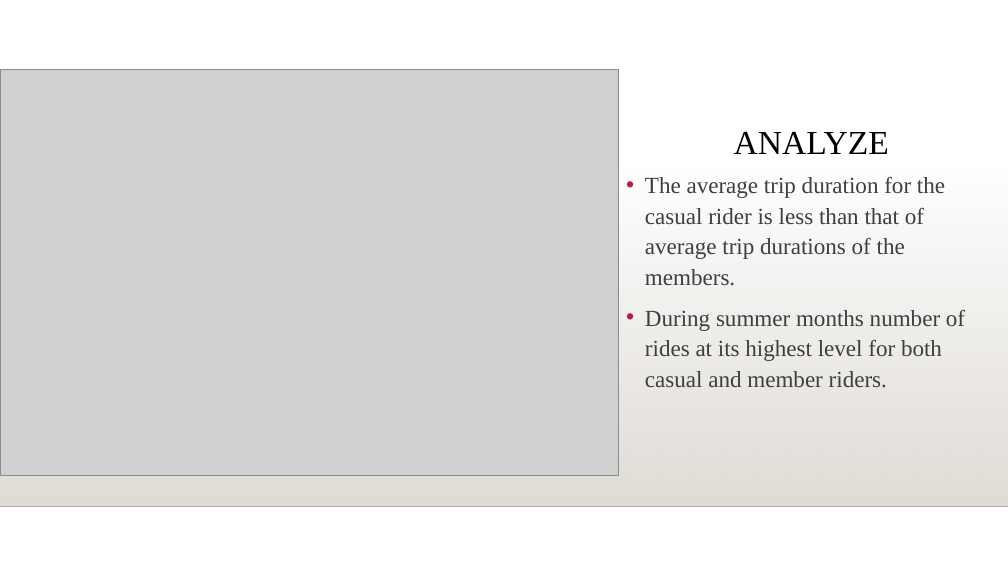
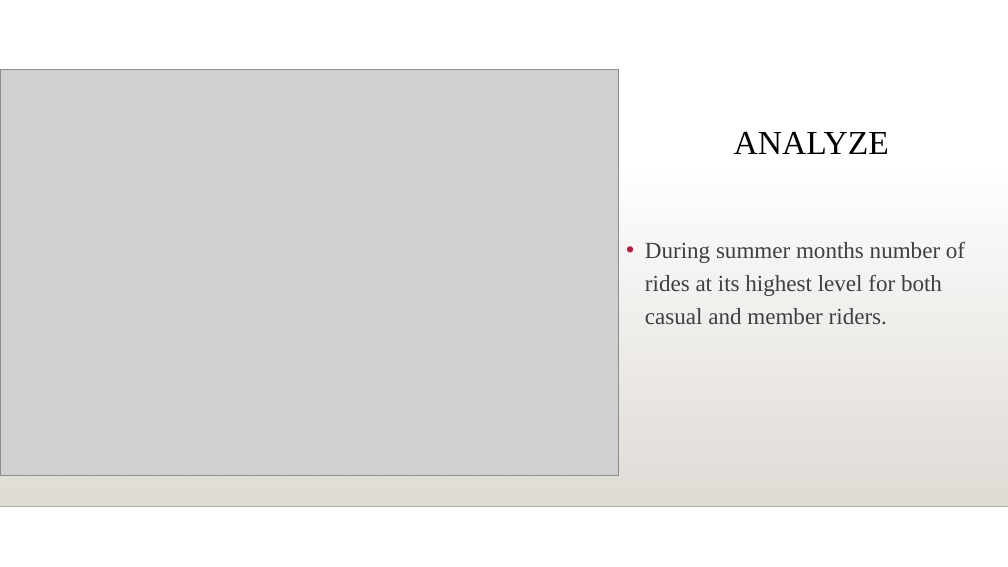
Before and after one commit to y4611676/Unanimous-Project, a slide deck: slide 8 of Analyze_project/Bike_Share/How_Does_a_Bike_Share_Navigate_Speedy_Success.pptx. Drawn at 1008x567 pixels with LibreOffice and Linux fonts; fonts in the diff are those of the drawing; grey boxes stand for pictures; background and template pictures are left out. Boxes give left, top, right and bottom in pixels: in the first picture for what was removed or moved away, otherwise in the second. Text is boxed around its words. In the diff, an @@ line names an element or a change of style, - is before the commit and + after.

```diff
--- a/Analyze_project/Bike_Share/How_Does_a_Bike_Share_Navigate_Speedy_Success.pptx
+++ b/Analyze_project/Bike_Share/How_Does_a_Bike_Share_Navigate_Speedy_Success.pptx
@@ text "During summer months number of ..." at (645,242,965,324): line spacing 1.1 to 1.2 @@
@@ text at (645,176,945,286): paragraph removed @@
-• The average trip duration for the casual rider is less than that of average trip durations of the members.
```
Also in this commit, not shown: 11 other slides changed, 1 other file.
